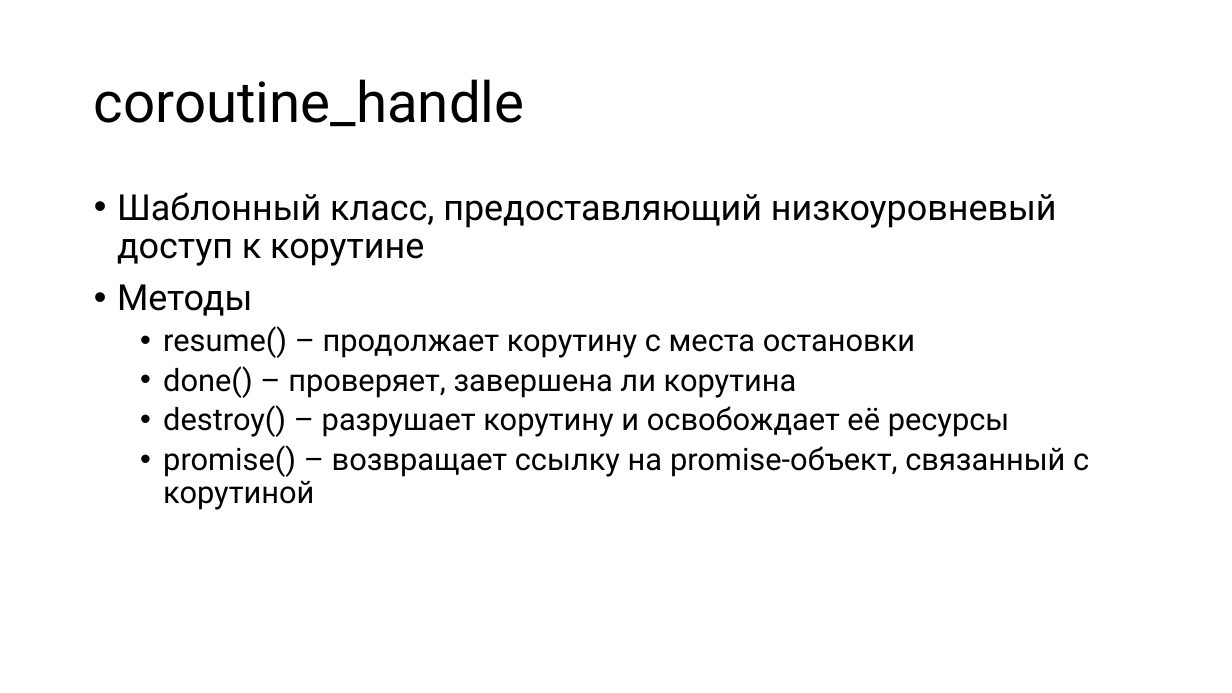
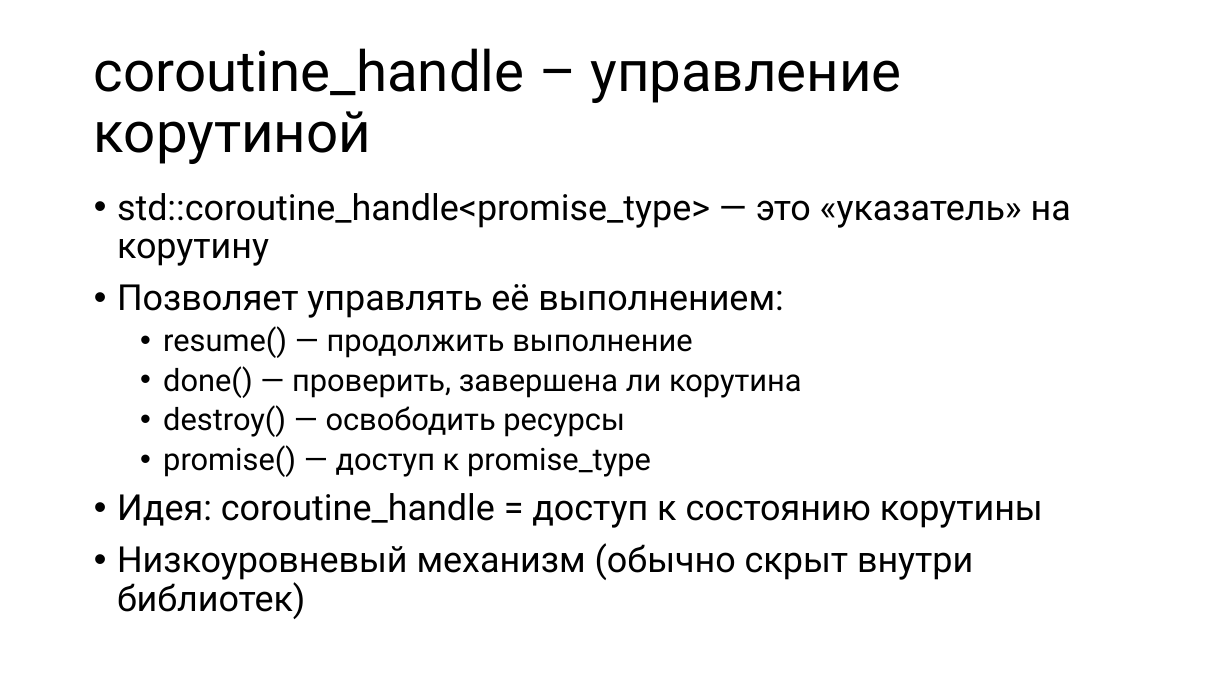
Before and after one commit to alexey-malov/pc, a slide deck: slide 27 of lectures/12/Coroutines.pptx (slide 22 before the commit). Drawn at 1232x693 pixels with LibreOffice and Linux fonts; fonts in the diff are those of the drawing. Boxes give left, top, right and bottom in pixels: in the first picture for what was removed or moved away, otherwise in the second. Text is boxed around its words. In the diff, an @@ line names an element or a change of style, - is before the commit and + after.

Commit message:
Обновил лекцию по корутинам

```diff
--- a/lectures/12/Coroutines.pptx
+++ b/lectures/12/Coroutines.pptx
@@ title at box(94, 48, 901, 164): text changed @@
-coroutine_handle
+coroutine_handle – управление корутиной
@@ text at box(117, 193, 1071, 619): text changed; size 24 to 28 pt @@
-• Шаблонный класс, предоставляющий низкоуровневый доступ к корутине
-• Методы
-  • resume() – продолжает корутину с места остановки
-  • done() – проверяет, завершена ли корутина
-  • destroy() – разрушает корутину и освобождает её ресурсы
-  • promise() – возвращает ссылку на promise-объект, связанный с корутиной
+• std::coroutine_handle<promise_type> — это «указатель» на корутину
+• Позволяет управлять её выполнением:
+  • resume() — продолжить выполнение
+  • done() — проверить, завершена ли корутина
+  • destroy() — освободить ресурсы
+  • promise() — доступ к promise_type
+• Идея: coroutine_handle = доступ к состоянию корутины
+• Низкоуровневый механизм (обычно скрыт внутри библиотек)
```
Also in this commit, not shown: 24 other slides changed, 8 slides added, 2 slides removed, 1 other file.
